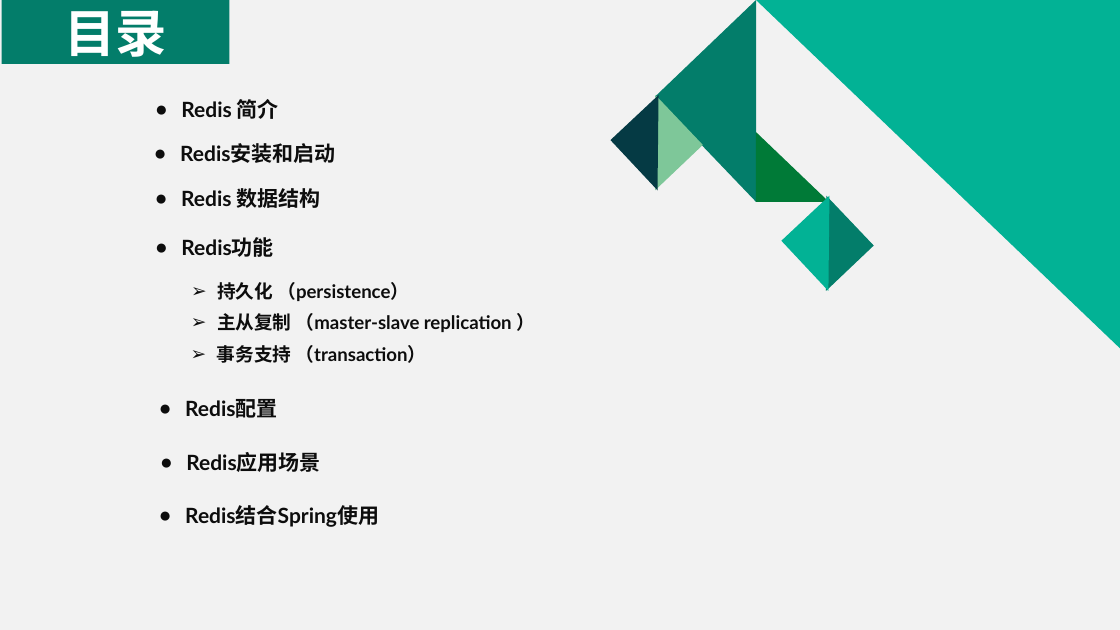
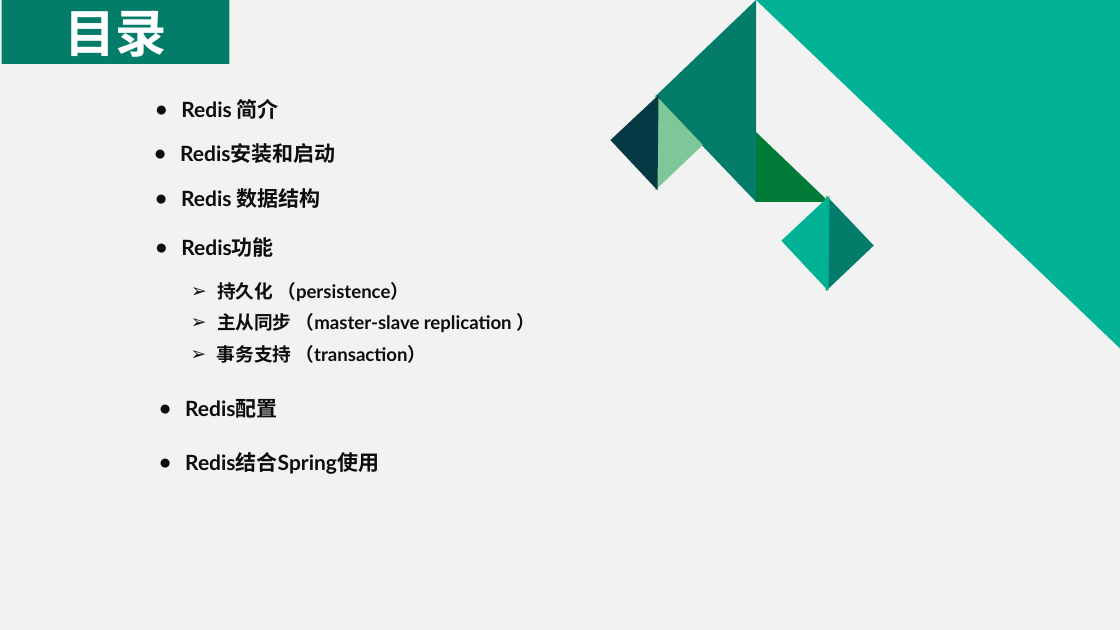
Before and after one commit to yuanhongqiu/baobaotao, a slide deck: slide 2 of taotao-manage/taotao-manage-web/src/main/resources/Redis介绍.pptx. Drawn at 1120x630 pixels with LibreOffice and Linux fonts; fonts in the diff are those of the drawing. Boxes give left, top, right and bottom in pixels: in the first picture for what was removed or moved away, otherwise in the second. Text is boxed around its words. In the diff, an @@ line names an element or a change of style, - is before the commit and + after.

```diff
--- a/taotao-manage/taotao-manage-web/src/main/resources/Redis介绍.pptx
+++ b/taotao-manage/taotao-manage-web/src/main/resources/Redis介绍.pptx
@@ text at (217,313,512,332): text changed @@
-➢ 主从复制 （master-slave replication ）
+➢ 主从同步 （master-slave replication ）
@@ text "Redis结合Spring使用": place and size @@
-text "Redis结合Spring使用" at (185,505,379,527)
+text "Redis结合Spring使用" at (185,452,379,474)
@@ text removed at (186,452,320,472) @@
-● Redis应用场景
```
Also in this commit, not shown: 16 other slides changed, 8 slides added, 11 slides removed.
